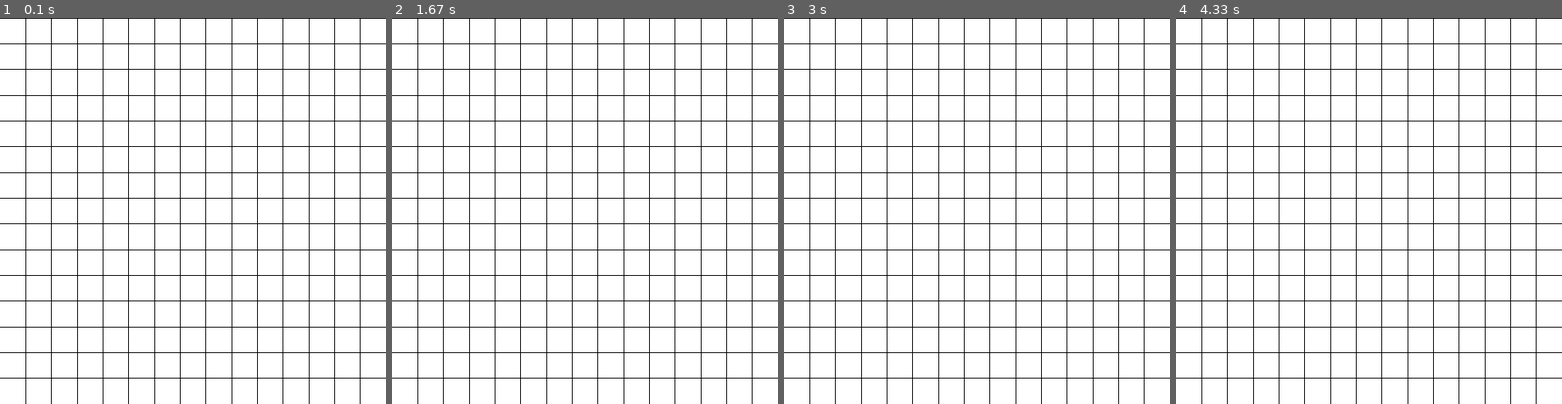
Above: before the commit, frames 1-4 (left to right).
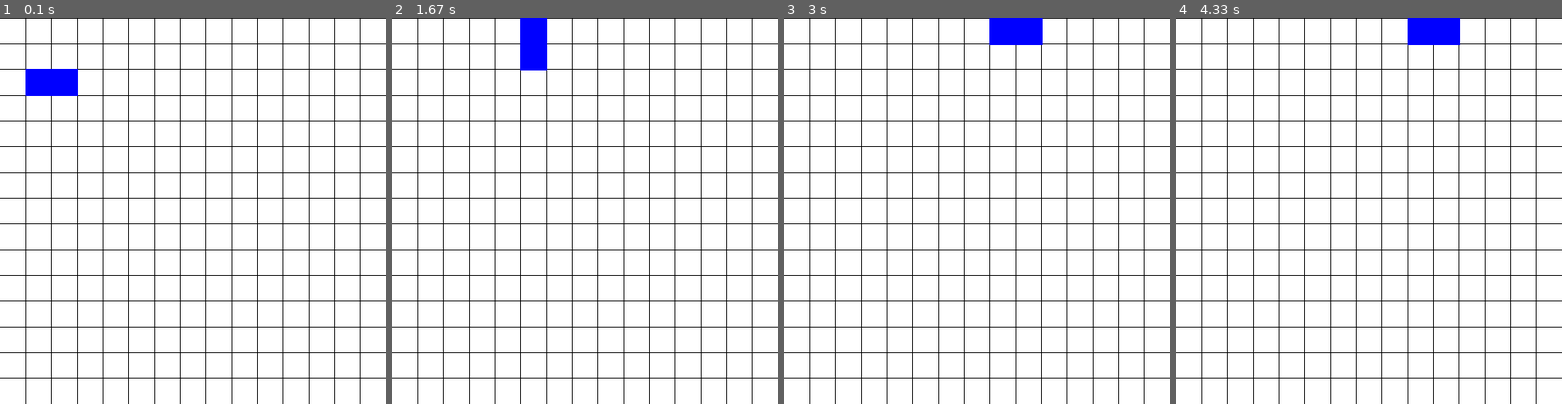
Above: after the commit, the same moments.

Repository: 1m188/snake
Game: pygame game, started from snake_pygame/main.py
Same seed, same stepped clock (60 frames per second), same inputs: the game is played once before the commit and once after it.
Inputs:
- Up to frame 1 (0.1 s): no input
- Up to frame 2 (1.67 s): tap Enter at 0.33 s; hold D 0.67-1.13 s; hold W 1.17-1.63 s
- Up to frame 3 (3 s): hold D 1.67-2.13 s; hold A 2.17-2.7 s; hold S from 2.73 s (still down)
- Up to frame 4 (4.33 s): release S at 3.03 s; hold A 3.07-3.47 s; hold W 3.5-3.87 s; hold D from 3.9 s (still down)

The runs differ from the first frame. In frame 1, 1.0% of the frame differs, in the area x 6-21%, y 13-21%; in frame 2, 1.0%; in frame 3, 1.0%, in the area x 53-67%, y 0-7%; in frame 4, 1.0%.

Commit message:
添加了蛇，完成了移动、方向转换、死亡判定等功能

Diff:
--- a/snake_pygame/config.py
+++ b/snake_pygame/config.py
@@ -9,3 +9,6 @@
 # 水平/垂直方向间隔大小
 horzInr = width / horzInrNum
 vertInr = height / vertInrNum
+
+snakeMoveEventID = 1
+snakeMoveTimeInr = 300
--- a/snake_pygame/main.py
+++ b/snake_pygame/main.py
@@ -1,11 +1,14 @@
 import sys
 import pygame
 import config
+from sprite import Snake, Direction
 
 pygame.init()
 
 config.screen = pygame.display.set_mode(config.size)
 pygame.display.set_caption("Snake")
+
+snake = Snake()
 
 clock = pygame.time.Clock()
 
@@ -15,6 +18,22 @@
     for event in pygame.event.get():
         if event.type == pygame.QUIT:
             sys.exit()
+        elif event.type == pygame.KEYDOWN:
+            d = snake.curDir
+            if event.key == pygame.K_w:
+                d = Direction.UP
+            elif event.key == pygame.K_s:
+                d = Direction.DOWN
+            elif event.key == pygame.K_a:
+                d = Direction.LEFT
+            elif event.key == pygame.K_d:
+                d = Direction.RIGHT
+            snake.ctrlDir(d)
+        elif event.type == pygame.USEREVENT + config.snakeMoveEventID:
+            snake.move()
+
+    if snake.isDead():
+        snake = Snake()
 
     config.screen.fill((255, 255, 255))
 
@@ -23,4 +42,6 @@
     for i in range(1, config.horzInrNum):
         pygame.draw.line(config.screen, (0, 0, 0), (i * config.horzInr, 0), (i * config.horzInr, config.height))
 
+    snake.draw(config.screen)
+
     pygame.display.flip()
--- a/snake_pygame/sprite.py
+++ b/snake_pygame/sprite.py
@@ -0,0 +1,42 @@
+from enum import Enum
+import pygame
+import config
+
+
+class Direction(Enum):
+    UP = (0, -1)
+    DOWN = (0, 1)
+    LEFT = (-1, 0)
+    RIGHT = (1, 0)
+
+
+class Snake:
+    def __init__(self):
+        self.pos = [(2, 2), (1, 2)]
+        self.curDir = Direction.RIGHT
+        pygame.time.set_timer(pygame.USEREVENT + config.snakeMoveEventID, config.snakeMoveTimeInr)
+
+    def move(self):
+        self.pos.pop(-1)
+        head = self.pos[0]
+        newHead = (head[0] + self.curDir.value[0], head[1] + self.curDir.value[1])
+        self.pos.insert(0, newHead)
+
+    def ctrlDir(self, d: Direction):
+        if (d == Direction.UP and self.curDir != Direction.DOWN) or (d == Direction.DOWN and self.curDir != Direction.UP) or (d == Direction.LEFT and self.curDir != Direction.RIGHT) or (d == Direction.RIGHT and self.curDir != Direction.LEFT):
+            self.curDir = d
+
+    def isDead(self) -> bool:
+        head = self.pos[0]
+        if head[0] < 0 or head[0] > config.horzInrNum - 1 or head[1] < 0 or head[1] > config.vertInrNum - 1:
+            return True
+        for pos in self.pos[1:]:
+            if head == pos:
+                return True
+        return False
+
+    def draw(self, screen: pygame.surface.Surface):
+        for pos in self.pos:
+            rect = pygame.rect.Rect(pos[0] * config.horzInr, pos[1] * config.vertInr, config.horzInr + 2, config.vertInr + 2)
+            color = (0, 0, 255)
+            screen.fill(color, rect)
